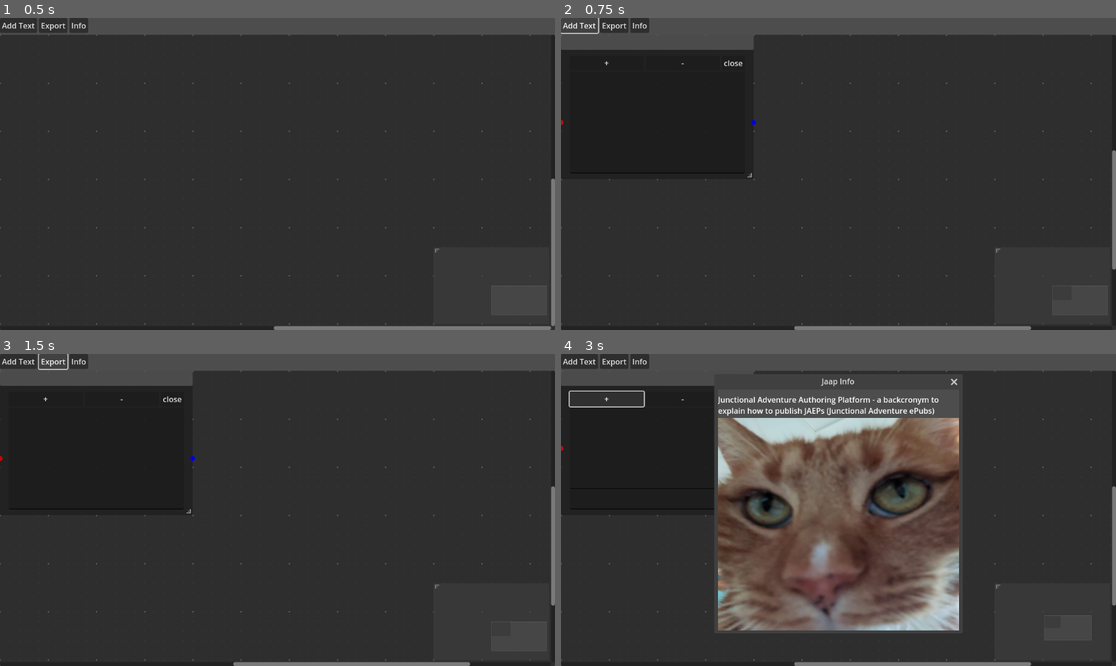
Above: before the commit, frames 1-4 (two rows, left to right).
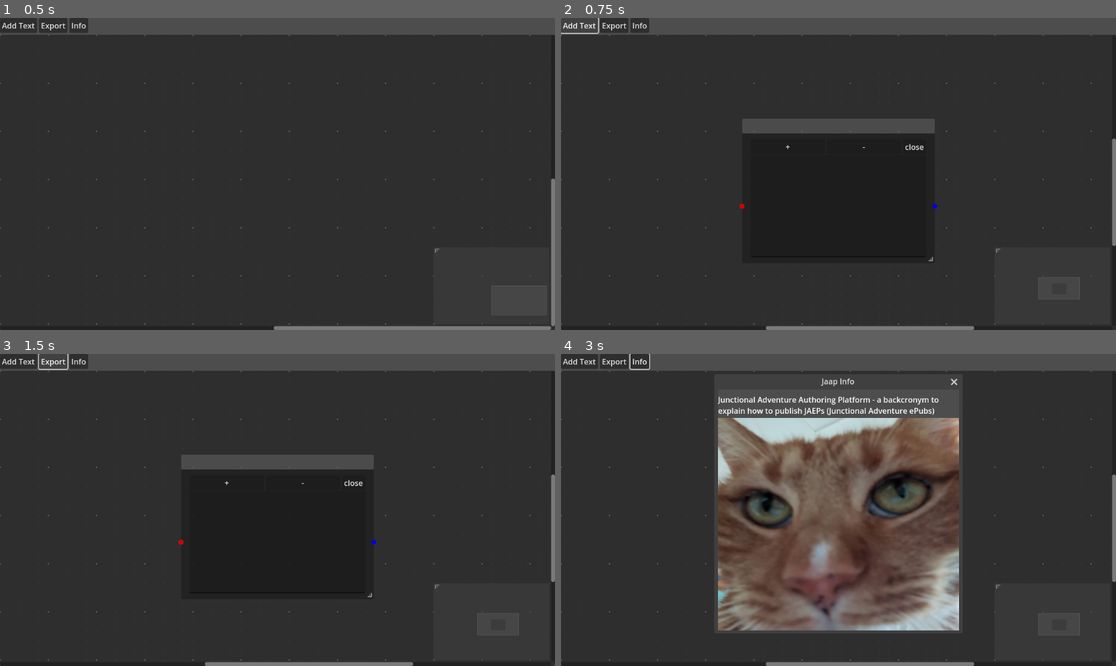
Above: after the commit, the same moments.

Repository: Winzum/JAAP
Game: Godot game, scene res://Main.tscn
Same seed, same stepped clock (60 frames per second), same inputs: the game is played once before the commit and once after it.
Inputs:
- Up to frame 1 (0.5 s): no input
- Up to frame 2 (0.75 s): click "Add Text" at 0.5 s
- Up to frame 3 (1.5 s): click "Export" at 1.25 s
- Up to frame 4 (3 s): click "Info" at 2 s; click "+" at 2.75 s

Frame 1 is identical in both runs. In frame 2, 3.9% of the frame differs, in the area x 0-100%, y 5-100%; in frame 3, 3.9%; in frame 4, 2.1%.

Commit message:
new textnode appears in center of current location

Diff:
--- a/main.gd
+++ b/main.gd
@@ -6,6 +6,8 @@
 
 func _on_add_text_pressed() -> void:
 	var new_node = text_node.instantiate()
+	var zoom = graph_edit.zoom
+	new_node.position_offset = (graph_edit.scroll_offset / zoom + get_size() / (2 * zoom)) - new_node.size / 2
 	graph_edit.add_child(new_node)
 
 func _on_info_pressed() -> void:
